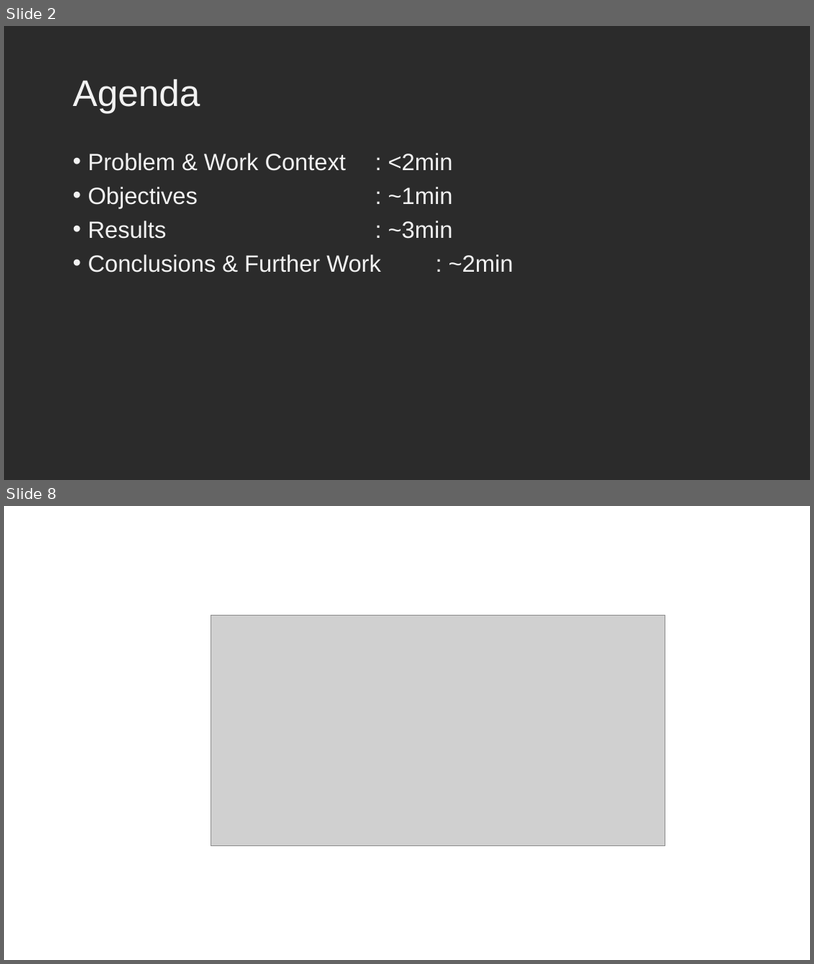
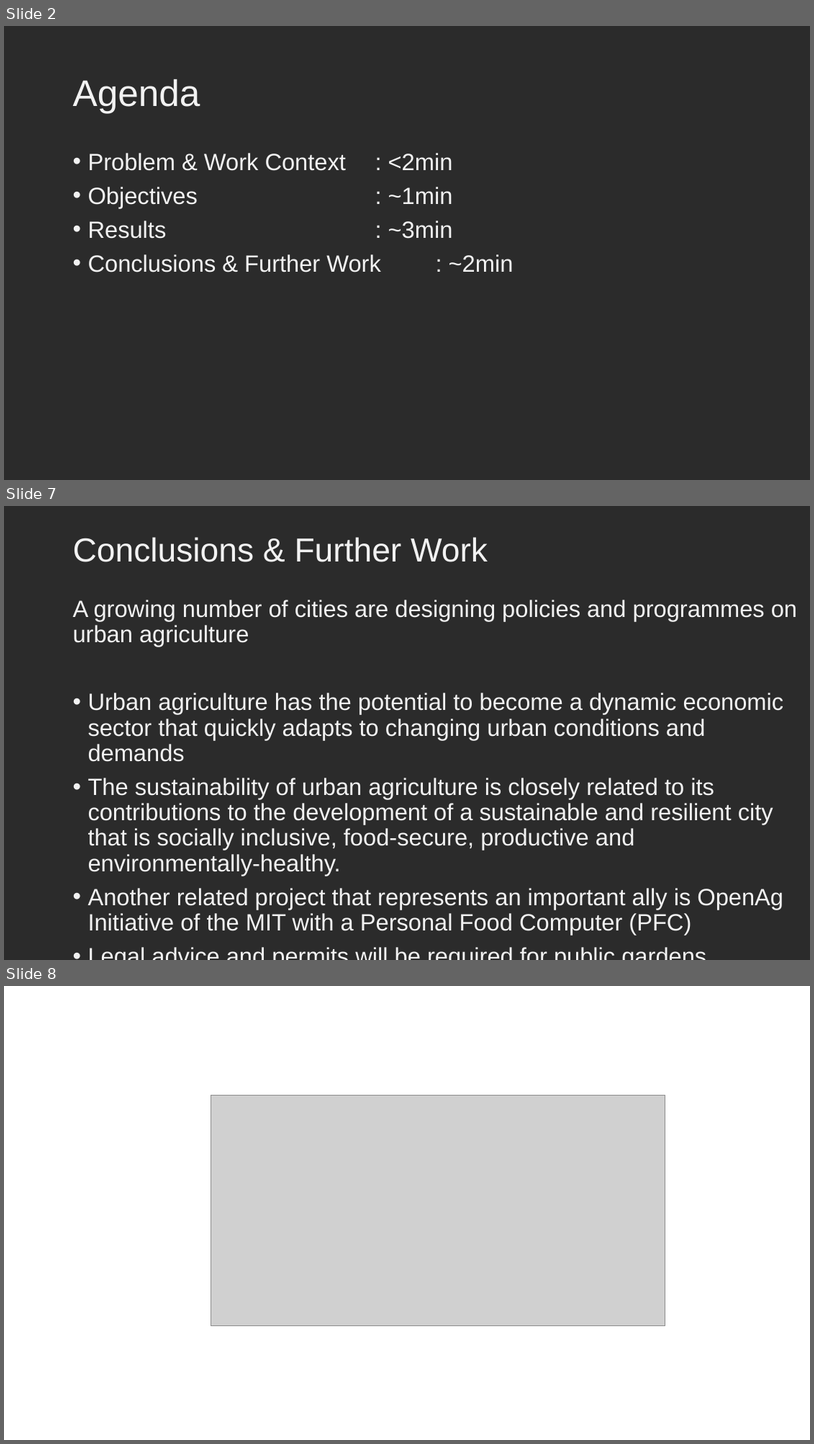
Before and after one commit to KiraSensei13/MNT_ITESM_courses, a slide deck: 1.2.Leadership_for_Sus_Dev/FProject/PRESENTATION_FINAL_PROJECT.pptx. Shown one above the other, each under a label of ours: slides 2 and 8 before the commit, slides 2, 7 and 8 after it; the slides between them are not shown. The pictures are 814x964 and 814x1444 pixels, drawn with LibreOffice and Linux fonts; fonts in the diff are those of the drawing; grey boxes stand for pictures; background and template pictures are left out; a plain dark background stands for a picture behind light text. Boxes give left, top, right and bottom in pixels: in the first picture for what was removed or moved away, otherwise in the second. Text is boxed around its words. In the diff, an @@ line names an element or a change of style, - is before the commit and + after.

Commit message:
leadership final project

```diff
--- a/1.2.Leadership_for_Sus_Dev/FProject/PRESENTATION_FINAL_PROJECT.pptx
+++ b/1.2.Leadership_for_Sus_Dev/FProject/PRESENTATION_FINAL_PROJECT.pptx
@@ slide 7 added at <box>4,506,810,960</box>, background picture (left out) @@
@@ title added at <box>73,537,488,562</box>, 39.6 pt, text #F2F2F2 @@
+Conclusions & Further Work
@@ text added at <box>73,600,797,934</box>, 28 pt, text #F2F2F2 @@
+A growing number of cities are designing policies and programmes on urban agriculture
+• Urban agriculture has the potential to become a dynamic economic sector that quickly adapts to changing urban conditions and demands
+• The sustainability of urban agriculture is closely related to its contributions to the development of a sustainable and resilient city that is socially inclusive, food-secure, productive and environmentally-healthy.
+• Another related project that represents an important ally is OpenAg Initiative of the MIT with a Personal Food Computer (PFC)
+• Legal advice and permits will be required for public gardens
```
Also in this commit, not shown: 5 slides changed, 2 slides removed, 4 other files.
